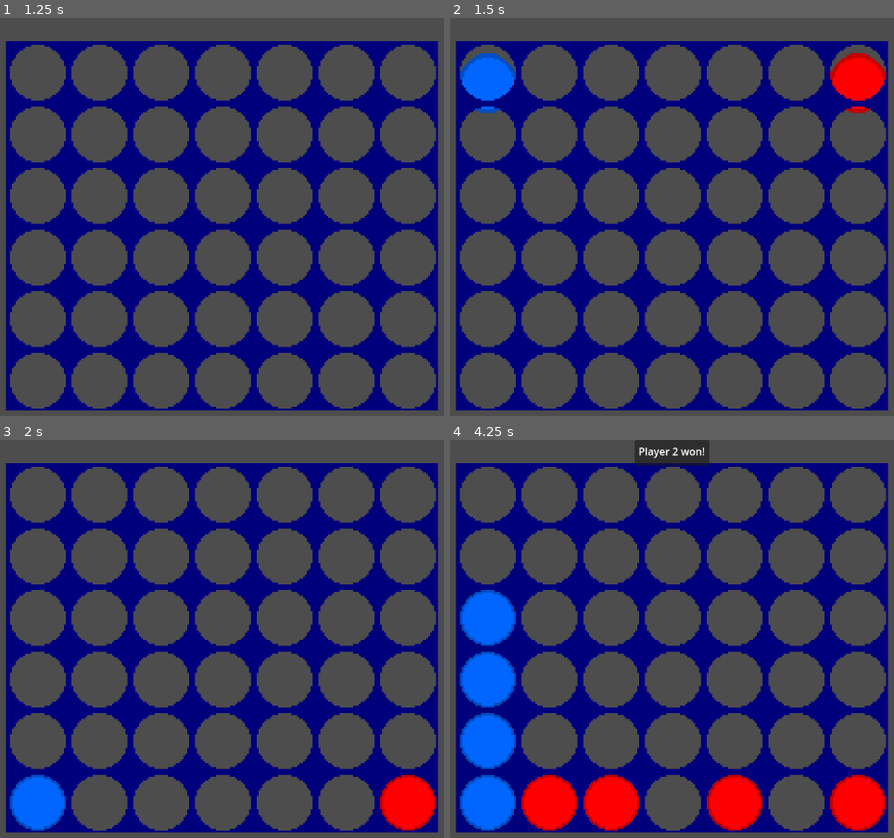
Above: before the commit, frames 1-4 (two rows, left to right).
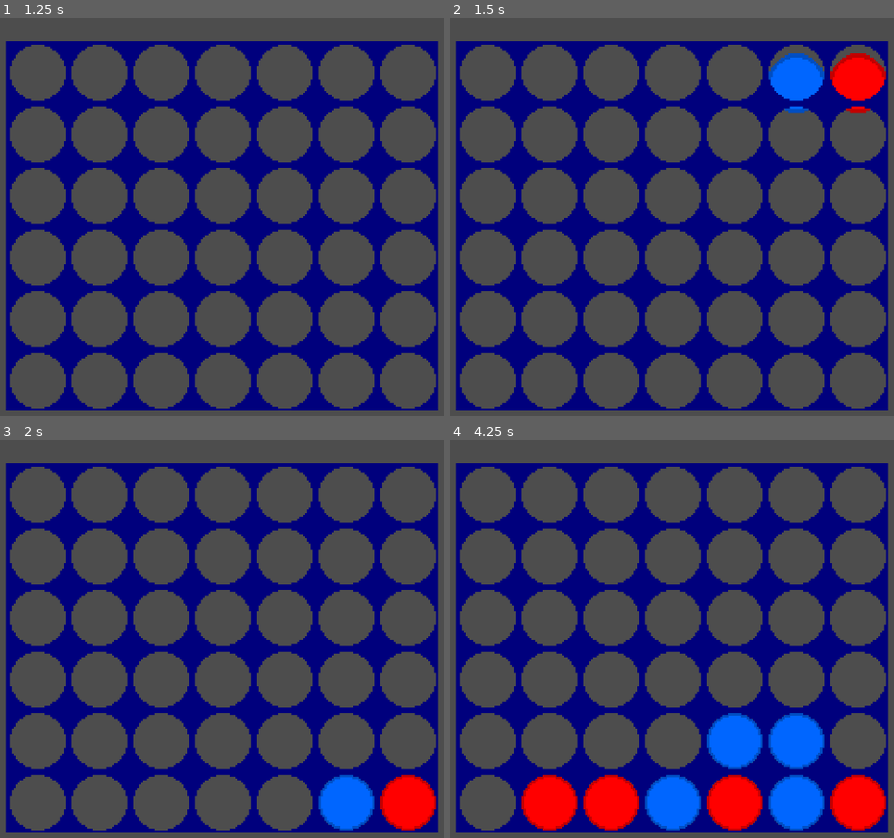
Above: after the commit, the same moments.

Repository: sparkworm/Connect4
Game: Godot game, scene res://scenes/main.tscn
The game is run twice, just before and just after one commit, with the same random seed, the same clock (stepped at 60 frames per second) and the same inputs.
Inputs (mouse positions are in pixels of both pictures, inside the frame that each line leads up to):
- Up to frame 1 (1.25 s): click "Play New Game" at 0.5 s
- Up to frame 2 (1.5 s): tap Enter at 1.25 s; move the mouse to (836, 205) at 1.27 s; click (836, 205) at 1.35 s
- Up to frame 3 (2 s): no input
- Up to frame 4 (4.25 s): move the mouse to (525, 666) at 2.02 s; click (525, 666) at 2.1 s; move the mouse to (747, 555) at 2.77 s; click (747, 555) at 2.85 s; move the mouse to (636, 730) at 3.52 s; click (636, 730) at 3.6 s

Frame 1 is identical in both runs. In frame 2, 2.5% of the frame differs, in the area x 2-85%, y 8-24%; in frame 3, 2.8%; in frame 4, 12%, in the area x 2-85%, y 0-99%.

Commit message:
Factored in defense when evaluating a move, increasing score for enemy pieces blocked.

Diff:
--- a/scenes/gameplay/player_ai.gd
+++ b/scenes/gameplay/player_ai.gd
@@ -8,9 +8,8 @@
 ## returns the col that the piece will be played in.
 ## TODO: game needs to assure that there are viable moves
 func take_turn() -> void:
-	print("AI move: ", pick_best_move())
 	var best_move := pick_best_move()
-	#board.print_board()
+	print("AI move: ", best_move)
 	move_made.emit(best_move)
 	#print("after move")
 	#board.print_board()
@@ -48,6 +47,9 @@
 	if col < 0 or col >= board.columns.size() or board.columns[col].is_full():
 		return -3
 
+	# A higher score means a more prioritized move
+	var score:= 0
+
 	# check to see if the enemy would win if they played here
 	# WARNING: only works with one enemy in this state
 	var enemy_piece_location: Vector2i = board.add_piece(col, Globals.get_opposing_team(team))
@@ -57,12 +59,11 @@
 		if in_line >=4:
 			board.remove_piece(enemy_piece_location)
 			return -2
+		# add points to score for blocking
+		# NOTE: might want to reweight to value more or less than score from offense
+		score += in_line - 1
 	board.remove_piece(enemy_piece_location)
 
-	# calculate score
-	var score:= 0
-	#var new_board: Board = board.duplicate()
-	#new_board.columns = board.columns.duplicate(true) # WARNING: may only be references
 	var piece_location: Vector2i = board.add_piece(col, team)
 	for dir:Vector2i in Globals.DIRECTIONS:
 		var in_line: int = board.count_pieces_in_line(piece_location, dir)
